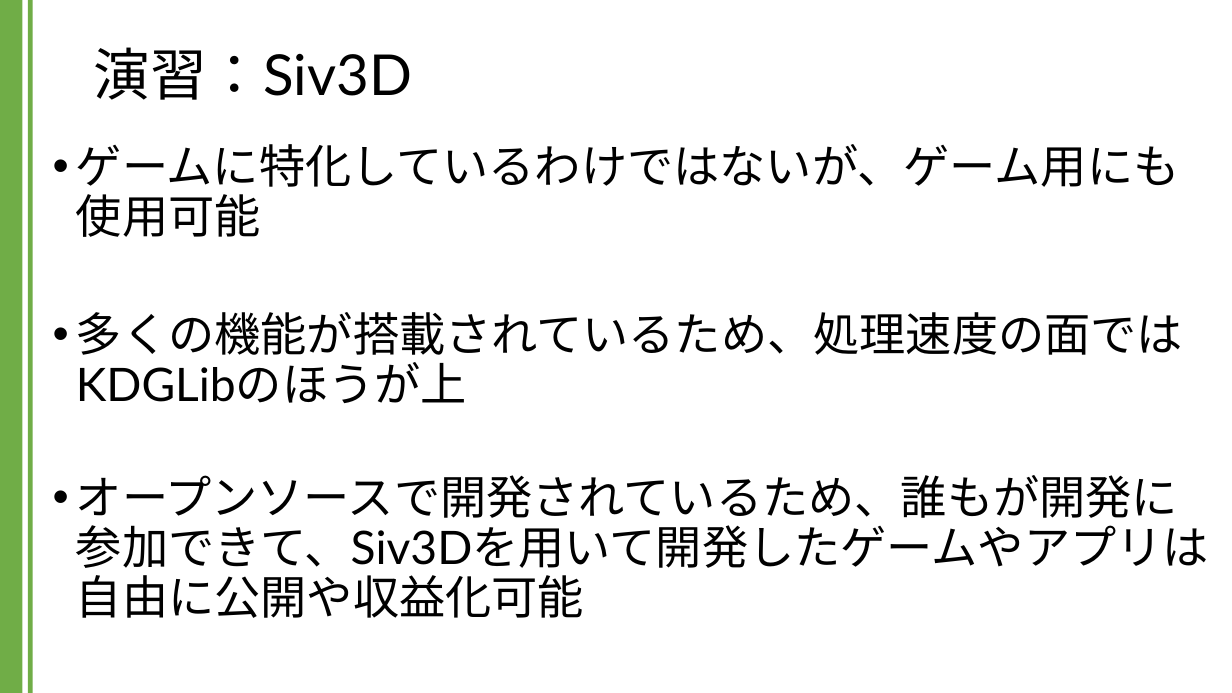
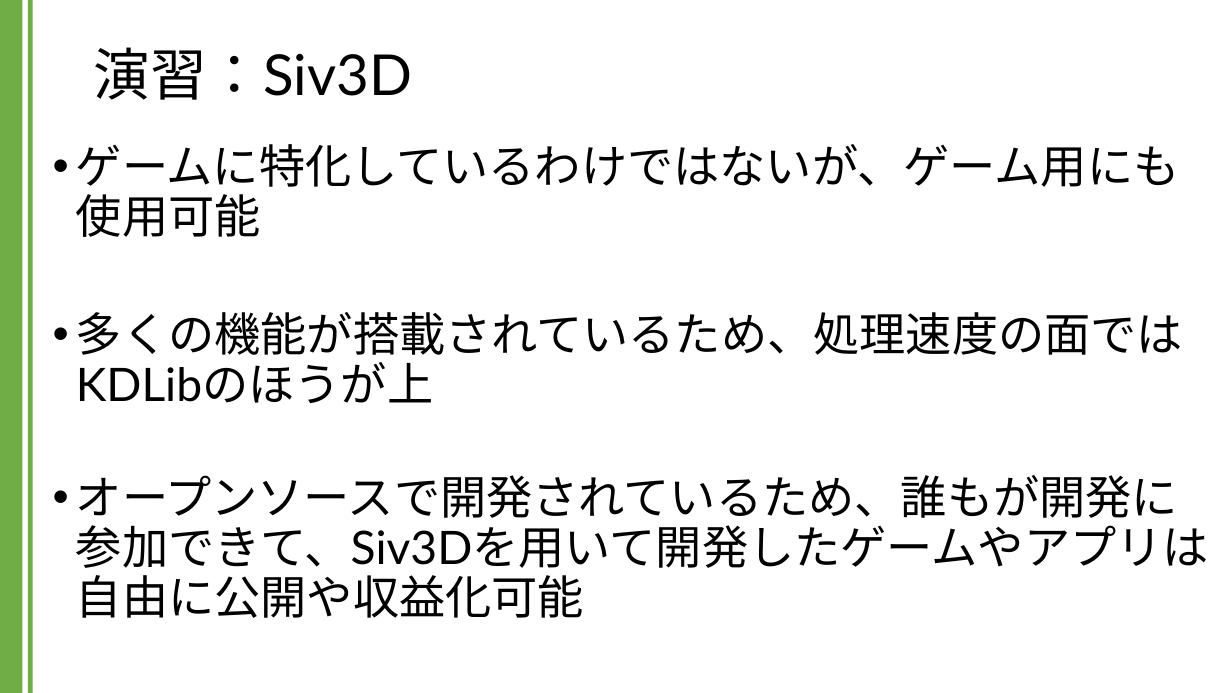
Before and after one commit to kic-murata/cpp2024, a slide deck: slide 3 of 授業資料/演習課題：Siv3D.pptx (slide 2 before the commit). Drawn at 1232x693 pixels with LibreOffice and Linux fonts; fonts in the diff are those of the drawing; background and template pictures are left out. Boxes give left, top, right and bottom in pixels: in the first picture for what was removed or moved away, otherwise in the second. Text is boxed around its words. In the diff, an @@ line names an element or a change of style, - is before the commit and + after.

```diff
--- a/授業資料/演習課題：Siv3D.pptx
+++ b/授業資料/演習課題：Siv3D.pptx
@@ text at <box>76,312,1183,403</box>: text changed @@
-• 多くの機能が搭載されているため、処理速度の面ではKDGLibのほうが上
+• 多くの機能が搭載されているため、処理速度の面ではKDLibのほうが上
```
Also in this commit, not shown: 10 slides added, 50 slides removed.
